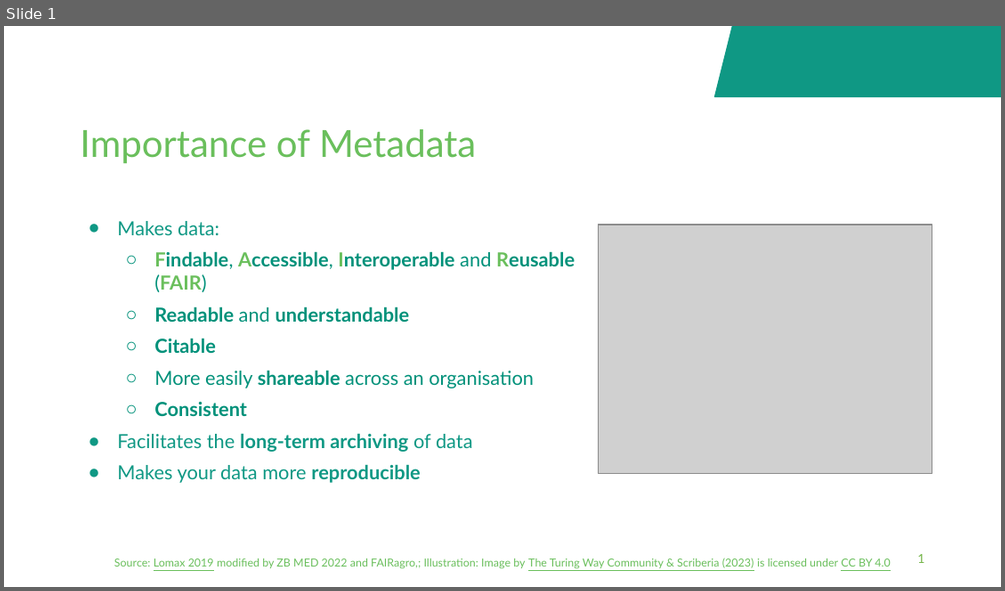
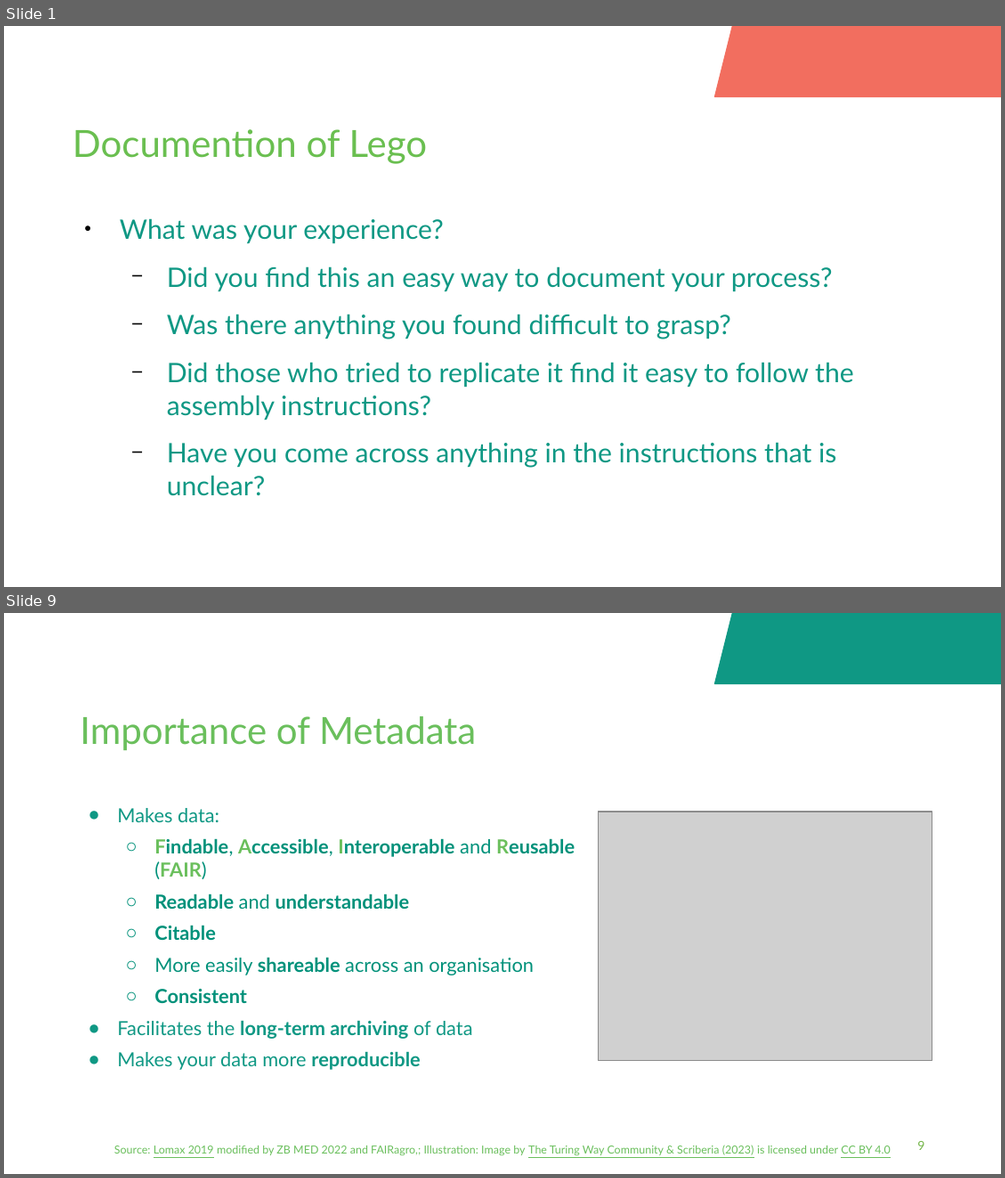
Before and after one commit to fairagro/FAIRagro_Modular-RDM-Training-Material, a slide deck: FAIRagro_Trainings_planned/2026-11_YSM_JKI/20261117-04-Lego-Discussion-and-Documentation-30min-Bosse.odp. Shown one above the other, each under a label of ours: slide 1 before the commit, slides 1 and 9 after it; the slides between them are not shown. The pictures are 1005x591 and 1005x1178 pixels, drawn with LibreOffice and Linux fonts; fonts in the diff are those of the drawing; grey boxes stand for pictures; background and template pictures are left out. Boxes give left, top, right and bottom in pixels: in the first picture for what was removed or moved away, otherwise in the second. Text is boxed around its words. In the diff, an @@ line names an element or a change of style, - is before the commit and + after.

```diff
--- a/FAIRagro_Trainings_planned/2026-11_YSM_JKI/20261117-04-Lego-Discussion-and-Documentation-30min-Bosse.odp
+++ b/FAIRagro_Trainings_planned/2026-11_YSM_JKI/20261117-04-Lego-Discussion-and-Documentation-30min-Bosse.odp
@@ slide 1 added at [4, 26, 1001, 587], background #FFFFFF @@
@@ parallelogram added at [715, 26, 1001, 97], fill #F26E5F, outline #F26E5F 0.74 pt @@
@@ title added at [73, 129, 428, 164], 27 pt, text #6ABF50 @@
+Documention of Lego
@@ text added at [120, 218, 854, 496], 19.4 pt, text #0F9884 @@
+● What was your experience?
+  − Did you find this an easy way to document your process?
+  − Was there anything you found difficult to grasp?
+  − Did those who tried to replicate it find it easy to follow the assembly instructions?
+  − Have you come across anything in the instructions that is unclear?
@@ what was slide 1 is now slide 9 @@
@@ page number at [917, 1141, 924, 1150]: text changed @@
-1
+9
```
Also in this commit, not shown: 2 slides changed, 8 other slides added, 11 other files.
